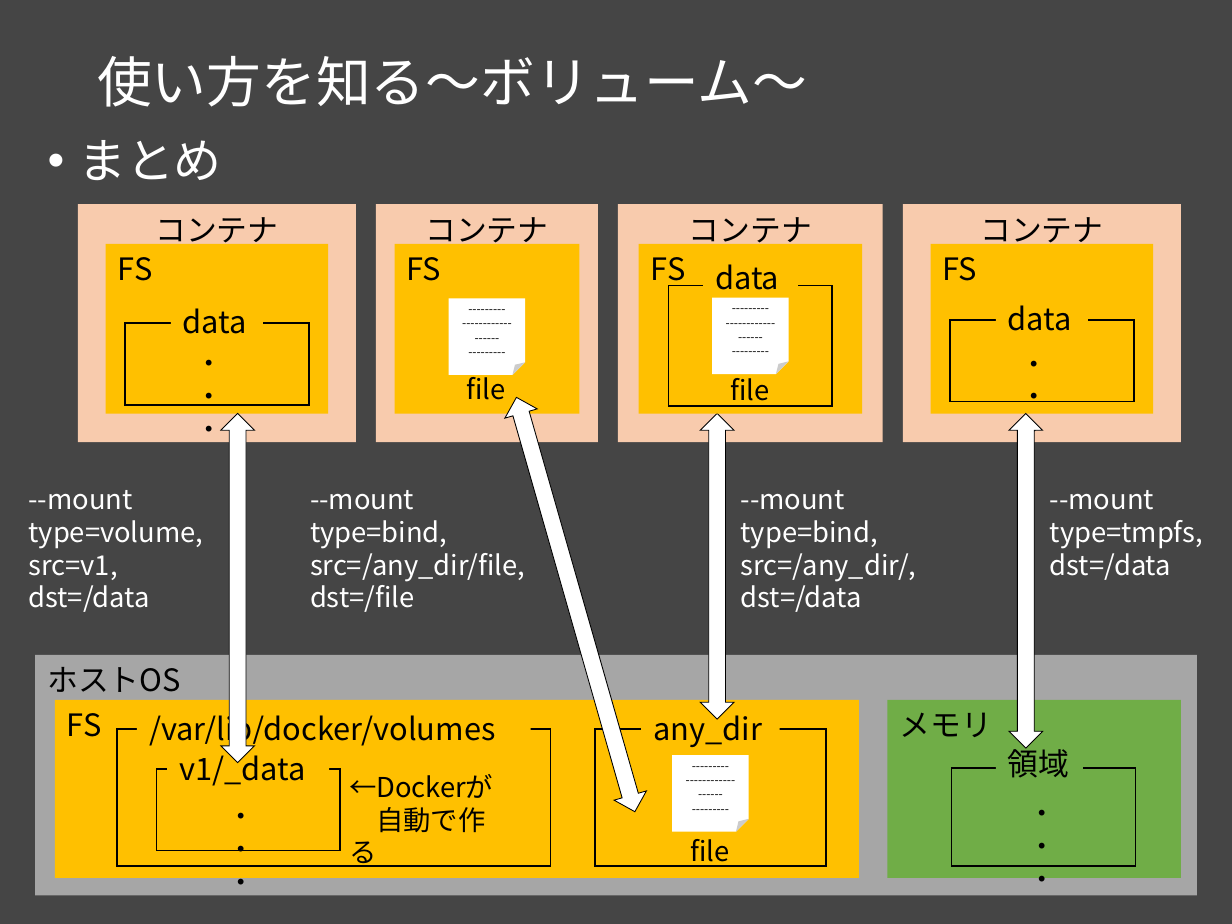
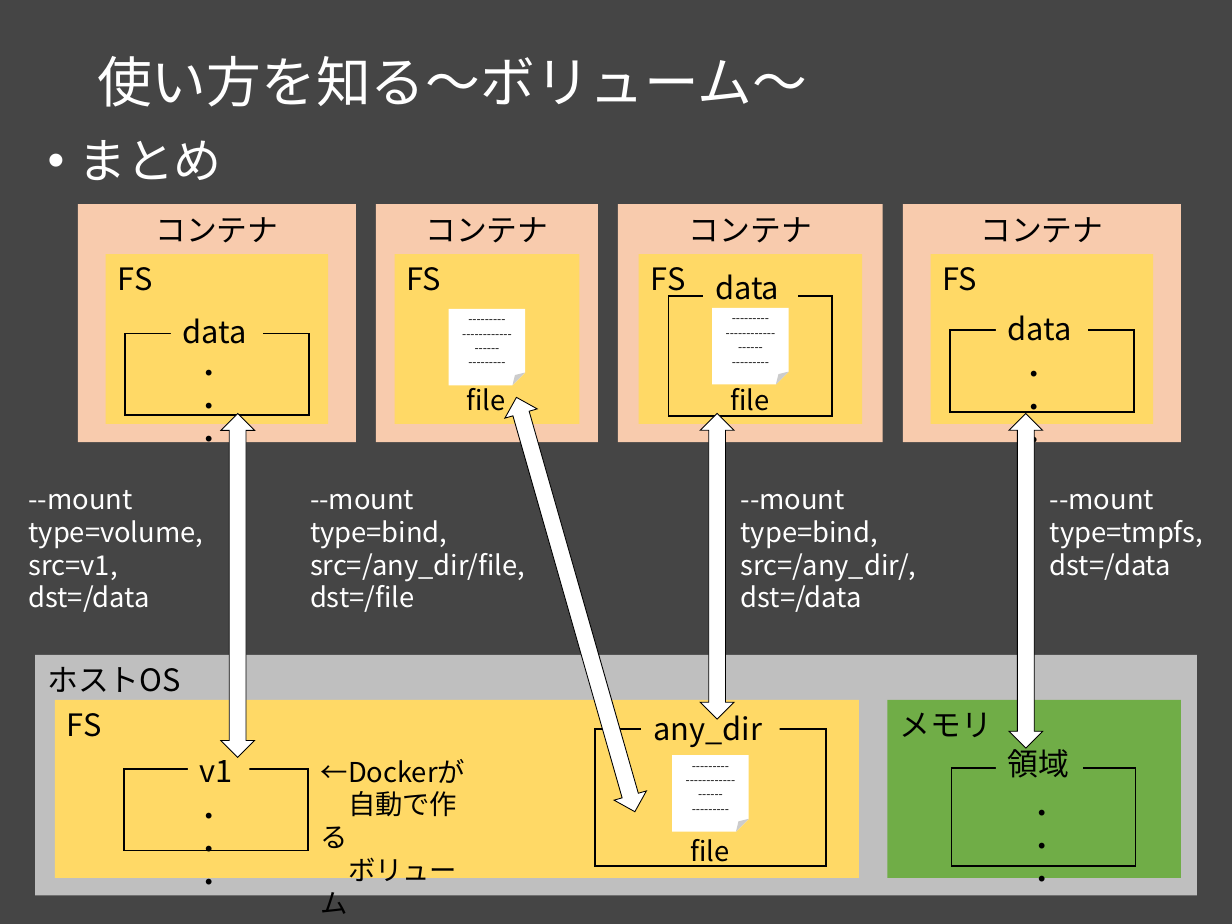
Before and after one commit to msntts/workshop_docker, a slide deck: slide 28 of docker勉強会Vol1.pptx (slide 27 before the commit). Drawn at 1232x924 pixels with LibreOffice and Linux fonts; fonts in the diff are those of the drawing. Boxes give left, top, right and bottom in pixels: in the first picture for what was removed or moved away, otherwise in the second. Text is boxed around its words. In the diff, an @@ line names an element or a change of style, - is before the commit and + after.

```diff
--- a/docker勉強会Vol1.pptx
+++ b/docker勉強会Vol1.pptx
@@ fill #FFC000 to #FFD966 in 6 elements at (54, 700, 859, 877), (641, 703, 779, 753), (106, 254, 329, 424), (394, 254, 579, 424), (930, 254, 1153, 424), (638, 254, 861, 424) @@
@@ 7 rectangles, 7 texts, 2 folded corners: place and size @@
-7 rectangles, 7 texts, 2 folded corners at (106, 244, 1153, 447)
+7 rectangles, 7 texts, 2 folded corners at (106, 254, 1153, 457)
@@ up down arrow: place and size @@
-up down arrow at (221, 414, 254, 763)
+up down arrow at (221, 414, 254, 758)
@@ rectangle "ホストOS" at (36, 654, 1198, 894): fill #A6A6A6 to #BFBFBF @@
@@ rectangle removed at (137, 703, 531, 753) @@
-/var/lib/docker/volumes
@@ rectangle removed at (117, 729, 551, 866) @@
@@ text "←Dockerが": place and size @@
-text "←Dockerが" at (349, 774, 493, 867)
+text "←Dockerが" at (321, 759, 465, 914)
@@ rectangle: place and size @@
-rectangle at (156, 769, 340, 850)
+rectangle at (124, 769, 308, 850)
@@ text at (200, 751, 233, 782): text changed @@
-v1/_data
+v1
@@ text "・・・": place and size @@
-text "・・・" at (227, 812, 254, 900)
+text "・・・" at (195, 812, 222, 900)
@@ text at (321, 857, 457, 914): paragraph added @@
+ボリューム
```
Also in this commit, not shown: 3 other slides changed, 4 slides added, 1 other file.
